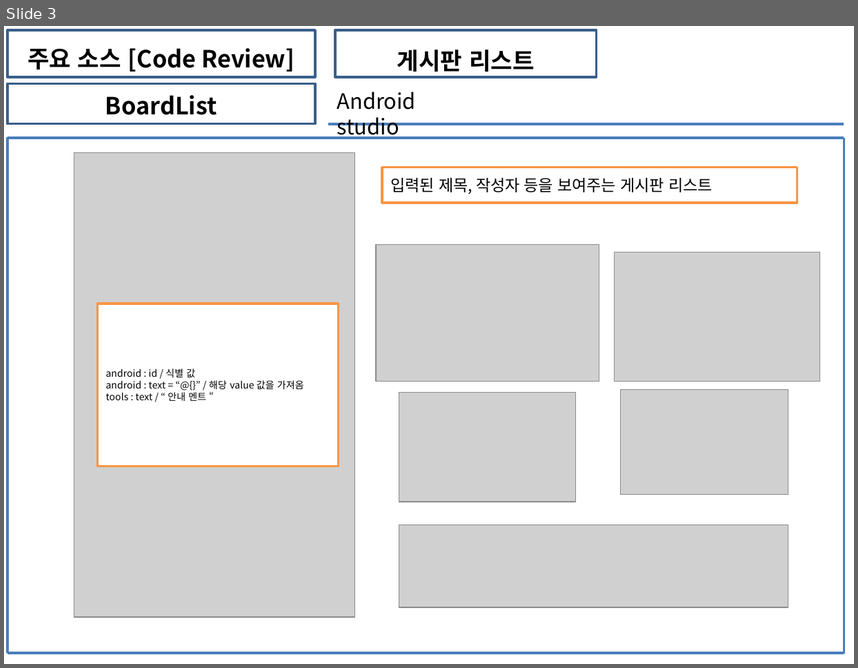
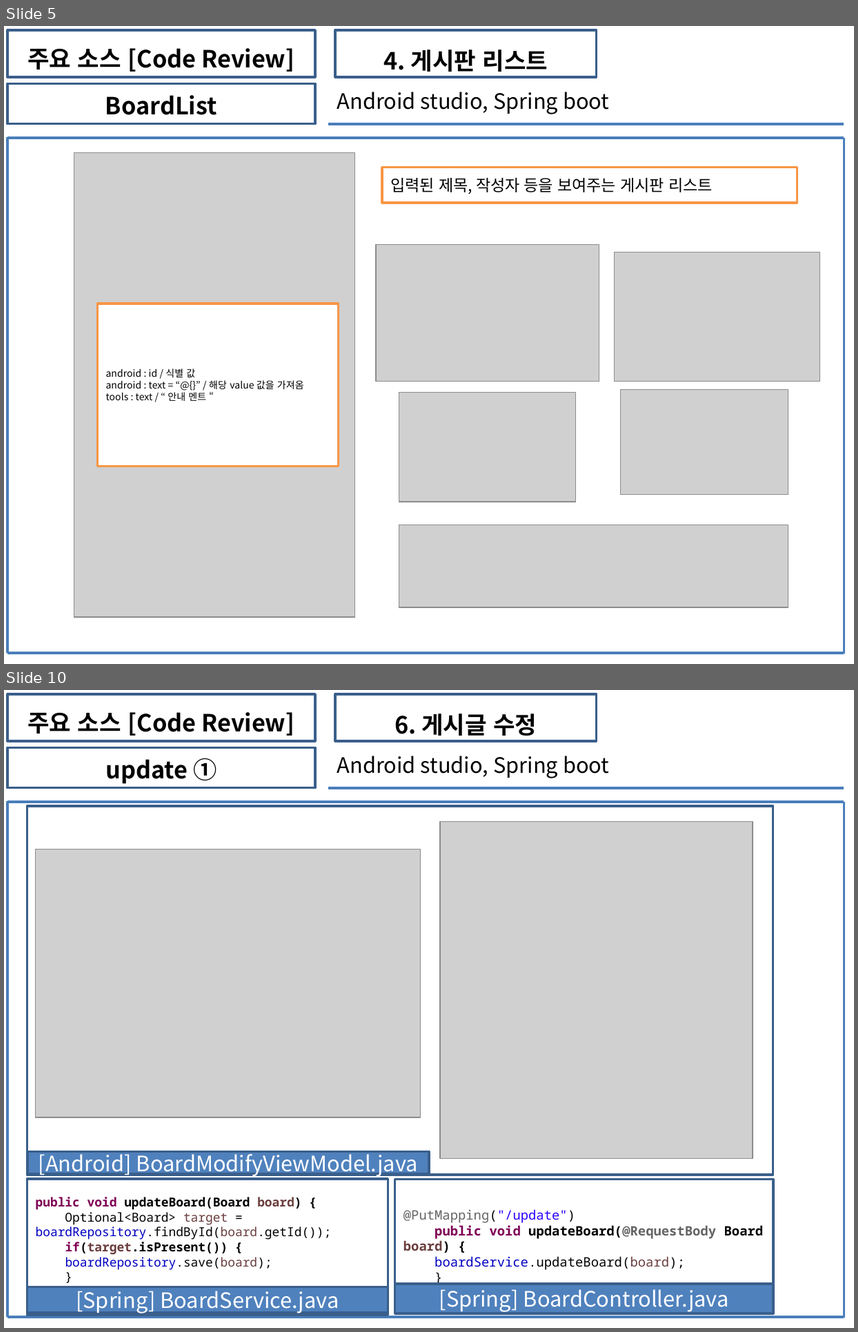
Before and after one commit to soh0256/5team, a slide deck: 개발 5팀 7차 미니 프로젝트 산출물 제출/3) KOSMO_77기_개발 5팀_Unit_Test_보고서.pptx. Shown one above the other, each under a label of ours: slide 3 before the commit, slides 5 and 10 after it; the slides between them are not shown. The pictures are 858x668 and 858x1332 pixels, drawn with LibreOffice and Linux fonts; fonts in the diff are those of the drawing; grey boxes stand for pictures. Boxes give left, top, right and bottom in pixels: in the first picture for what was removed or moved away, otherwise in the second. Text is boxed around its words. In the diff, an @@ line names an element or a change of style, - is before the commit and + after.

Commit message:
유닛테스트_제출본

```diff
--- a/개발 5팀 7차 미니 프로젝트 산출물 제출/3) KOSMO_77기_개발 5팀_Unit_Test_보고서.pptx
+++ b/개발 5팀 7차 미니 프로젝트 산출물 제출/3) KOSMO_77기_개발 5팀_Unit_Test_보고서.pptx
@@ slide 10 added at (x1=4, y1=690, x2=854, y2=1328), background #FFFFFF @@
@@ rectangle added at (x1=7, y1=694, x2=315, y2=741), outline #3A5F8C 2 pt, 20 pt, text #000000, bold @@
+주요 소스 [Code Review]
@@ rectangle added at (x1=335, y1=694, x2=597, y2=741), outline #3A5F8C 2 pt, 20 pt, text #000000, bold @@
+6. 게시글 수정
@@ rectangle added at (x1=7, y1=748, x2=315, y2=788), outline #3A5F8C 2 pt, 20 pt, text #000000, bold @@
+update ①
@@ text added at (x1=337, y1=756, x2=609, y2=778), 18 pt, text #000000 @@
+Android studio, Spring boot
@@ line added from (329, 788) to (844, 788), #4B7EBC 2.25 pt @@
@@ line added from (7, 802) to (844, 802), #4B7EBC 2.25 pt @@
@@ line added from (7, 801) to (7, 1317), #4B7EBC 2.25 pt @@
@@ rectangle added at (x1=27, y1=807, x2=773, y2=1174), outline #3A5F8C 2 pt @@
@@ line added from (844, 802) to (844, 1317), #4B7EBC 2.25 pt @@
@@ picture added at (x1=440, y1=822, x2=753, y2=1159) @@
@@ picture added at (x1=36, y1=849, x2=421, y2=1118) @@
@@ line added from (844, 1142) to (844, 1142), #4B7EBC 2.25 pt @@
@@ rectangle added at (x1=27, y1=1152, x2=429, y2=1174), fill #4F81BD, outline #3A5F8C 2 pt, 18 pt, text #FFFFFF @@
+[Android] BoardModifyViewModel.java
@@ rectangle added at (x1=27, y1=1179, x2=388, y2=1315), outline #3A5F8C 2 pt, 10.5 pt, text #000000 @@
+public void updateBoard(Board board) {
+Optional<Board> target = boardRepository.findById(board.getId());
+if(target.isPresent()) {
+boardRepository.save(board);
+}
+}
@@ rectangle added at (x1=395, y1=1179, x2=773, y2=1312), outline #3A5F8C 2 pt, 11 pt, text #000000 @@
+@PutMapping("/update")
+public void updateBoard(@RequestBody Board board) {
+boardService.updateBoard(board);
+}
@@ rectangle added at (x1=27, y1=1287, x2=388, y2=1312), fill #4F81BD, outline #3A5F8C 2 pt, 18 pt, text #FFFFFF @@
+[Spring] BoardService.java
@@ rectangle added at (x1=395, y1=1283, x2=773, y2=1313), fill #4F81BD, outline #3A5F8C 2 pt, 18 pt, text #FFFFFF @@
+[Spring] BoardController.java
@@ line added from (7, 1317) to (844, 1317), #4B7EBC 2.25 pt @@
@@ what was slide 3 is now slide 5 @@
@@ slide 5 changed as well @@
@@ text in rectangle at (x1=383, y1=49, x2=548, y2=76): text changed @@
-게시판 리스트
+4. 게시판 리스트
@@ text at (x1=337, y1=92, x2=609, y2=114): text changed @@
-Android studio
+Android studio, Spring boot
```
Also in this commit, not shown: 3 other slides changed, 9 other slides added, 1 slide removed.
